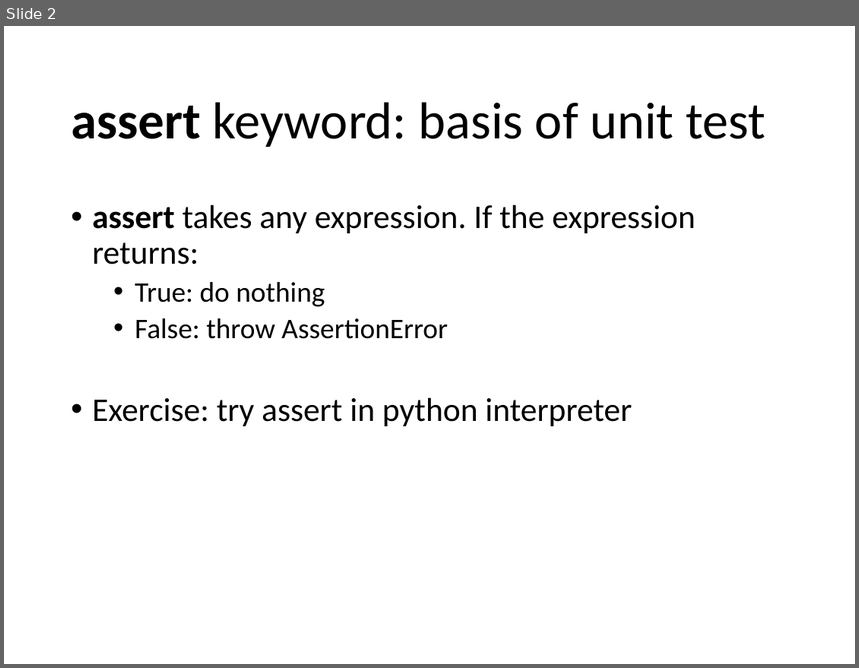
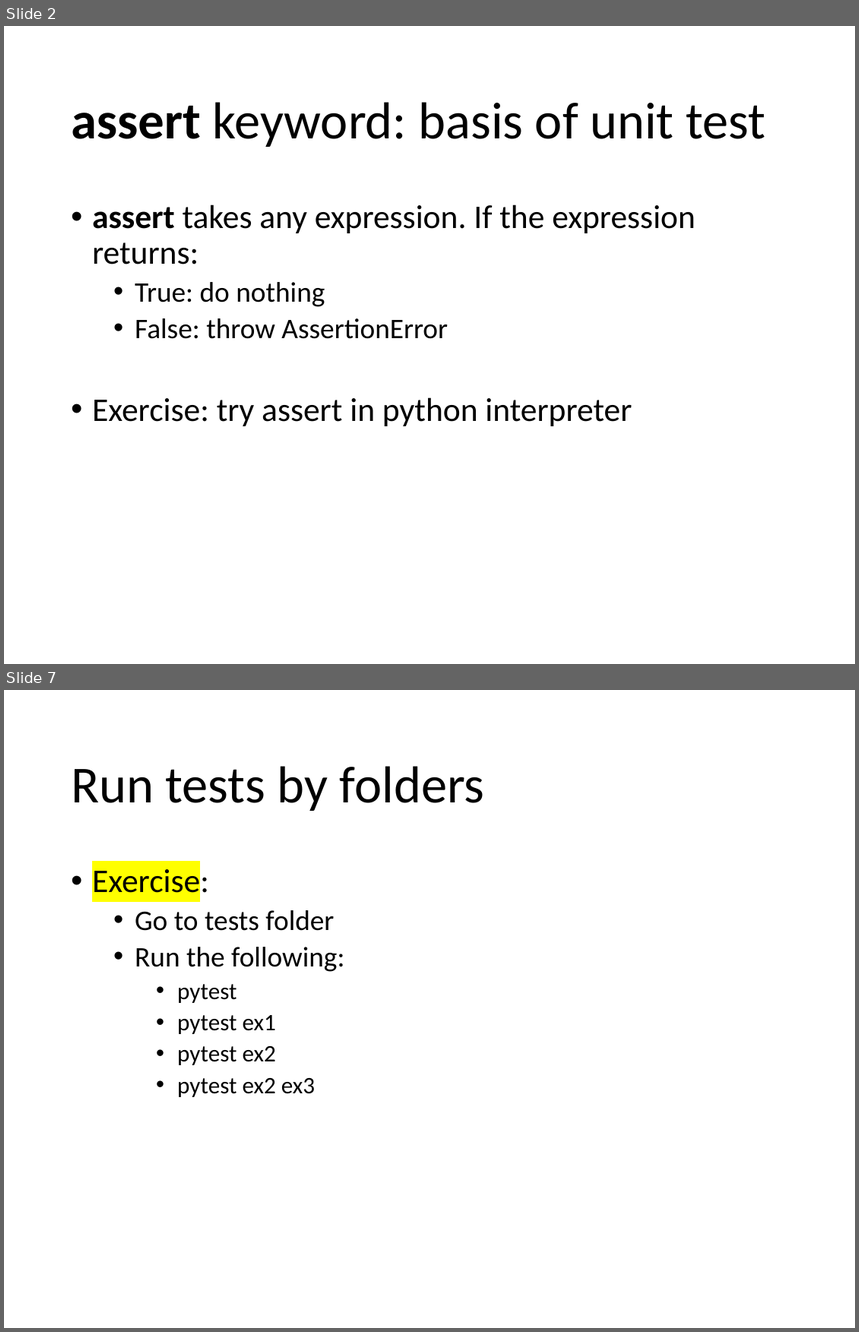
Before and after one commit to Chao-Jen/pytest_workshop, a slide deck: slides/Unit Test with Pytest.pptx. Shown one above the other, each under a label of ours: slide 2 before the commit, slides 2 and 7 after it; the slides between them are not shown. The pictures are 859x668 and 859x1332 pixels, drawn with LibreOffice and Linux fonts; fonts in the diff are those of the drawing. Boxes give left, top, right and bottom in pixels: in the first picture for what was removed or moved away, otherwise in the second. Text is boxed around its words. In the diff, an @@ line names an element or a change of style, - is before the commit and + after.

```diff
--- a/slides/Unit Test with Pytest.pptx
+++ b/slides/Unit Test with Pytest.pptx
@@ slide 7 added at [4, 690, 855, 1328], background #FFFFFF @@
@@ title added at [71, 766, 485, 811], 44 pt, text #000000 @@
+Run tests by folders
@@ text added at [92, 865, 344, 1097], 20 pt, text #000000 @@
+• Exercise:
+  • Go to tests folder
+  • Run the following:
+    • pytest
+    • pytest ex1
+    • pytest ex2
+    • pytest ex2 ex3
```
Also in this commit, not shown: 2 slides changed, 2 other slides added.
